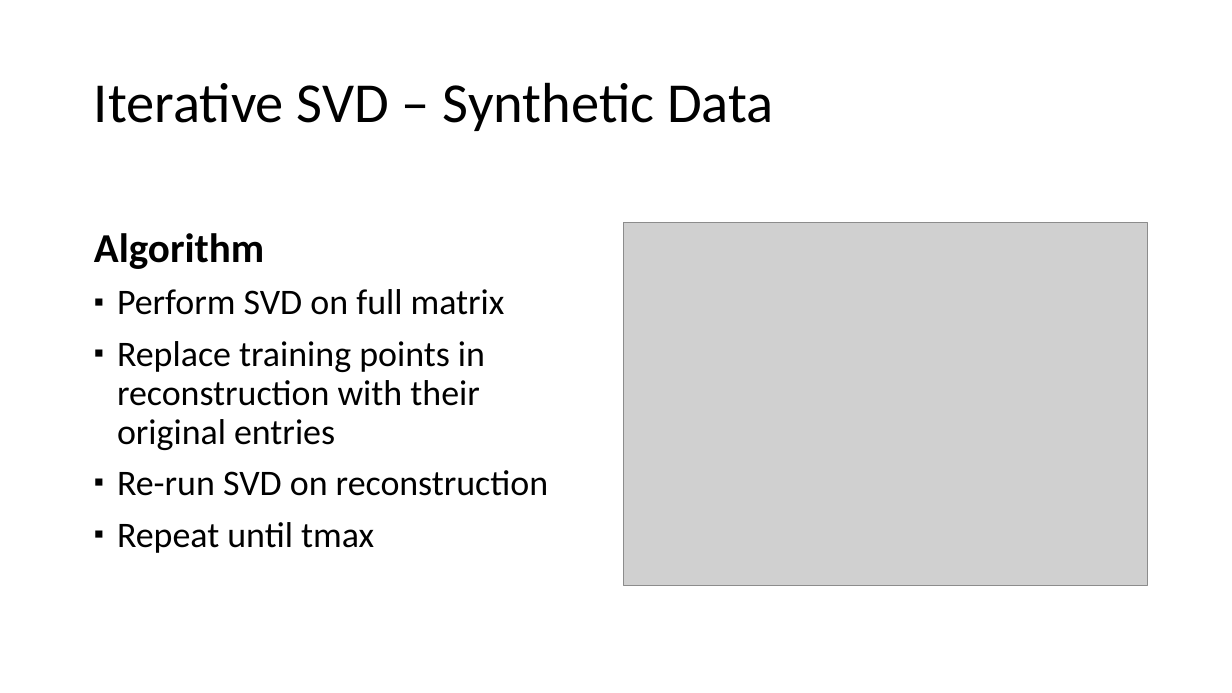
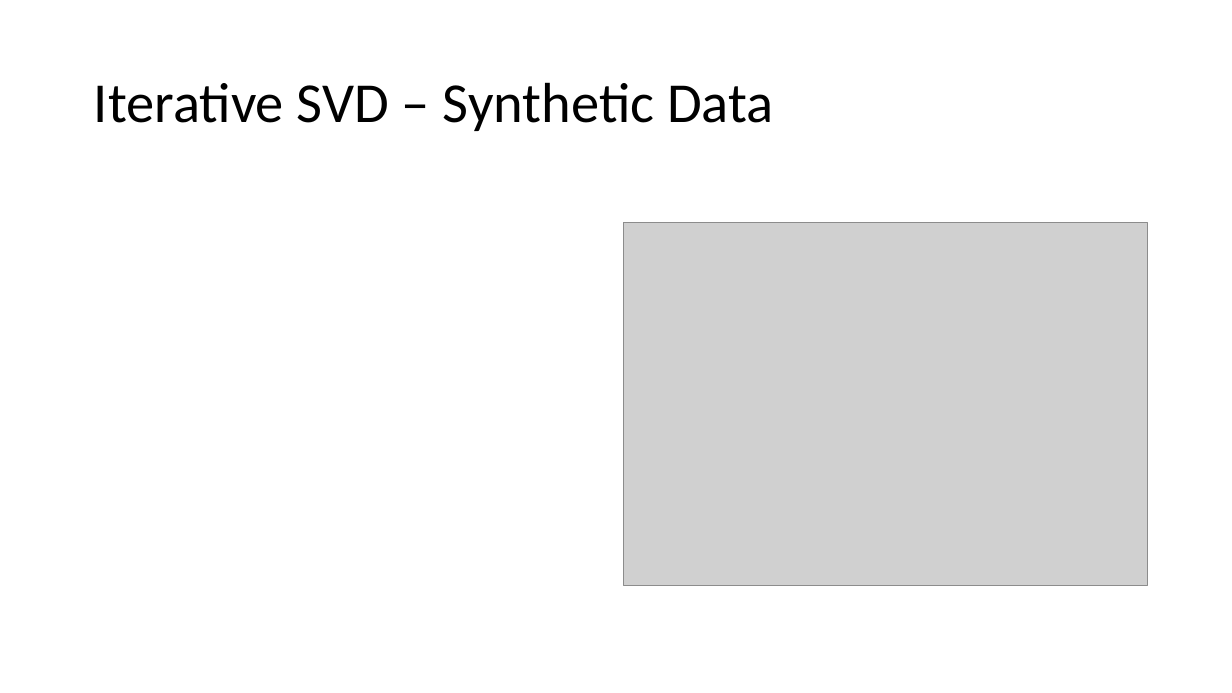
Before and after one commit to usef-kh/MovieLens-Recommendation-System, a slide deck: slide 18 of Understanding Recommendation Systems_Marco.pptx (slide 16 before the commit). Drawn at 1232x693 pixels with LibreOffice and Linux fonts; fonts in the diff are those of the drawing; grey boxes stand for pictures. Boxes give left, top, right and bottom in pixels: in the first picture for what was removed or moved away, otherwise in the second. Text is boxed around its words. In the diff, an @@ line names an element or a change of style, - is before the commit and + after.

```diff
--- a/Understanding Recommendation Systems_Marco.pptx
+++ b/Understanding Recommendation Systems_Marco.pptx
@@ text removed at (94, 233, 548, 553) @@
-Algorithm
-▪ Perform SVD on full matrix
-▪ Replace training points in reconstruction with their
-  original entries
-▪ Re-run SVD on reconstruction
-▪ Repeat until tmax
```
Also in this commit, not shown: 13 other slides changed, 6 slides added, 3 slides removed, 2 other files.
